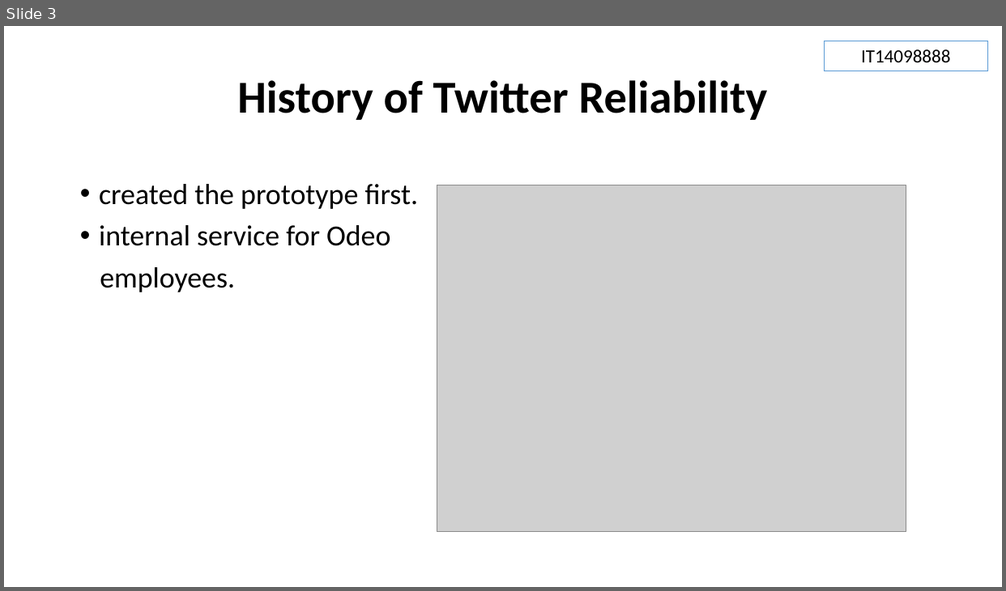
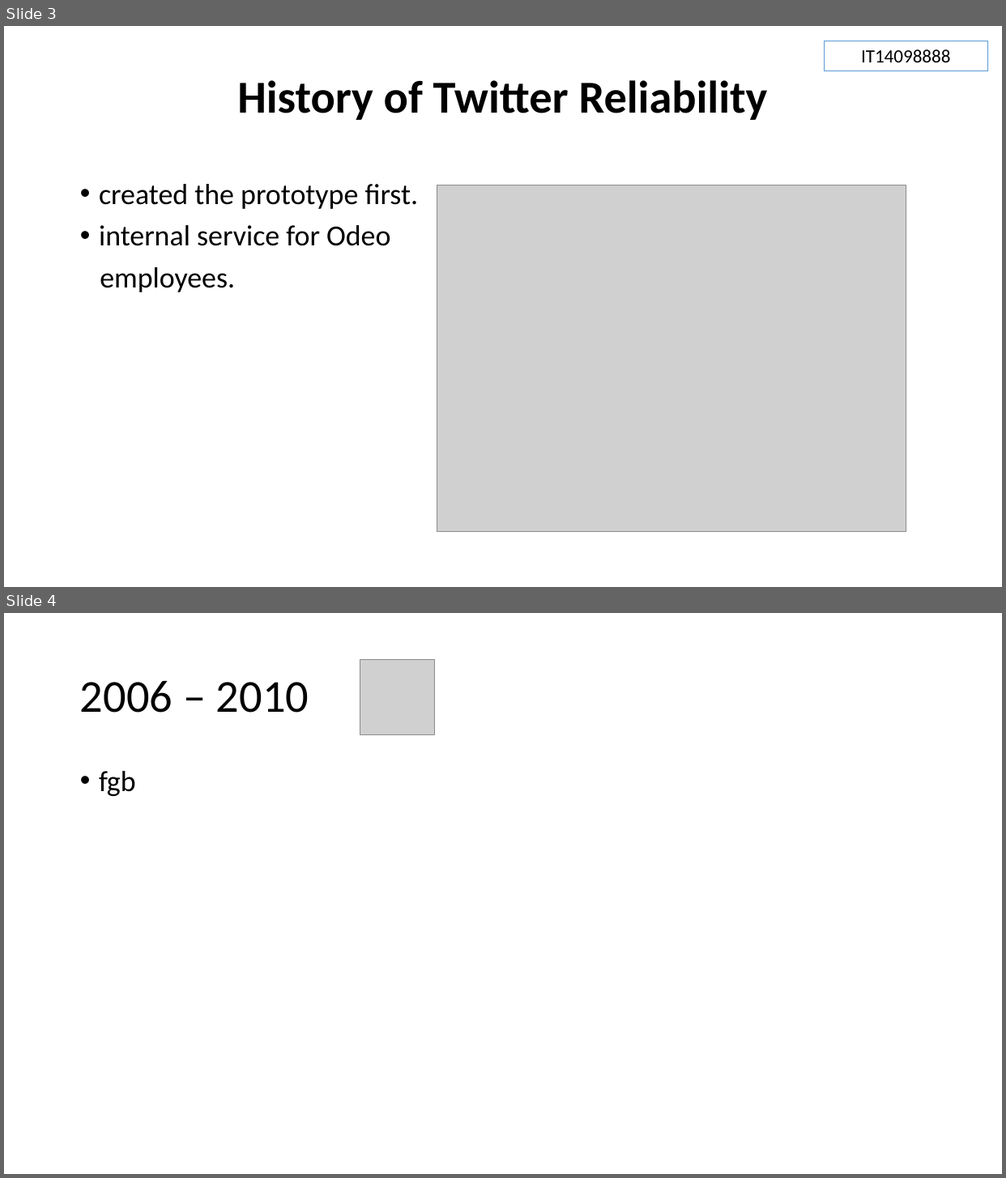
Before and after one commit to Sajith16/SACaseStudy, a slide deck: DSN-QRL-GR2.pptx. Shown one above the other, each under a label of ours: slide 3 before the commit, slides 3 and 4 after it. The pictures are 1006x591 and 1006x1178 pixels, drawn with LibreOffice and Linux fonts; fonts in the diff are those of the drawing; grey boxes stand for pictures. Boxes give left, top, right and bottom in pixels: in the first picture for what was removed or moved away, otherwise in the second. Text is boxed around its words. In the diff, an @@ line names an element or a change of style, - is before the commit and + after.

Commit message:
updated

```diff
--- a/DSN-QRL-GR2.pptx
+++ b/DSN-QRL-GR2.pptx
@@ slide 4 added at <box>4,613,1002,1174</box>, background #FFFFFF @@
@@ picture added at <box>360,659,435,735</box> @@
@@ title added at <box>80,681,309,713</box>, 44 pt, text #000000 @@
+2006 – 2010
@@ text added at <box>99,771,136,796</box>, 28 pt, text #000000 @@
+• fgb
```
Also in this commit, not shown: 1 slide removed.
